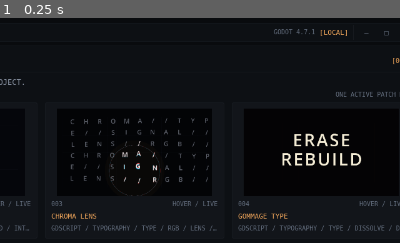
Above: before the commit, frame 1.
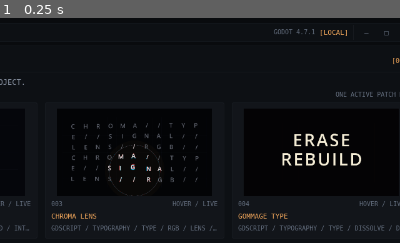
Above: after the commit, the same moment.

Repository: Rzbck/godot-creative-lab
Game: Godot game, scene res://app/main/main_runtime.tscn
The game is run twice, just before and just after one commit, with the same random seed, the same clock (stepped at 60 frames per second) and the same inputs.
Inputs:
- Up to frame 1 (0.25 s): no input
The pictures show only the part of the screen within x 47-97%, y 0-50%; the shares and areas given below are measured in that part.

The runs differ from the first frame. In frame 1, 1.4% of the frame differs, in the area x 17-53%, y 44-74%.

Commit message:
fix: keep chroma lens type grid centered

Diff:
--- a/sketches/003_chroma_lens/runtime/chroma_lens.gd
+++ b/sketches/003_chroma_lens/runtime/chroma_lens.gd
@@ -7,6 +7,11 @@
 const BLUE: Color = Color(0.22, 0.36, 1.0, 1.0)
 const ACCENT: Color = Color(1.0, 0.68, 0.18, 1.0)
 const GLYPH_STREAM: String = "CHROMA//TYPE//SIGNAL//LENS//RGB//"
+
+# The typography lives inside one fixed, centred safe area. GRID DENSITY only
+# changes how many cells are fitted inside it; it never changes the outer margins.
+const TYPE_SAFE_RECT: Rect2 = Rect2(80.0, 96.0, 1120.0, 528.0)
+const TYPE_EDGE_GAP: float = 5.0
 
 @export_range(80.0, 360.0, 1.0) var lens_size: float = 210.0
 @export_range(0.0, 2.0, 0.01) var distortion: float = 0.72
@@ -77,11 +82,18 @@
 
     var cols: int = grid_density
     var rows: int = maxi(4, roundi(float(grid_density) * 0.56))
-    var margin_x: float = 84.0
-    var margin_y: float = 122.0
-    var step_x: float = (DESIGN_SIZE.x - margin_x * 2.0) / float(maxi(1, cols - 1))
-    var step_y: float = (DESIGN_SIZE.y - margin_y * 2.0) / float(maxi(1, rows - 1))
-    var font_size: int = maxi(18, roundi(step_x * 0.48))
+
+    # Use cell centres instead of using the first/last glyph as the grid bounds.
+    # This keeps the complete composition centred for every density value.
+    var cell_width: float = TYPE_SAFE_RECT.size.x / float(cols)
+    var cell_height: float = TYPE_SAFE_RECT.size.y / float(rows)
+    var font_size: int = maxi(
+        18,
+        mini(
+            roundi(cell_width * 0.56),
+            roundi(cell_height * 0.58)
+        )
+    )
 
     var red_color: Color = palette_lerp(RED, ACCENT, palette_mix)
     var cyan_color: Color = palette_lerp(CYAN, BLUE, palette_mix)
@@ -90,9 +102,13 @@
     for row: int in range(rows):
         for col: int in range(cols):
             var phase: float = sketch_time * motion_speed + float(row) * 0.47 + float(col) * 0.31
-            var base_position: Vector2 = Vector2(
-                margin_x + float(col) * step_x + sin(phase * 1.7) * 5.0,
-                margin_y + float(row) * step_y + cos(phase * 1.25) * 5.0
+            var cell_center: Vector2 = Vector2(
+                TYPE_SAFE_RECT.position.x + (float(col) + 0.5) * cell_width,
+                TYPE_SAFE_RECT.position.y + (float(row) + 0.5) * cell_height
+            )
+            var base_position: Vector2 = cell_center + Vector2(
+                sin(phase * 1.7) * minf(5.0, cell_width * 0.07),
+                cos(phase * 1.25) * minf(5.0, cell_height * 0.07)
             )
 
             var glyph: String = GLYPH_STREAM.substr(glyph_index % GLYPH_STREAM.length(), 1)
@@ -109,7 +125,8 @@
                 var outside_alpha: float = 0.24 + contrast * 0.22
                 var outside_color: Color = BASE_INK
                 outside_color.a = outside_alpha
-                draw_string(font, base_position, glyph, HORIZONTAL_ALIGNMENT_CENTER, step_x * 0.75, font_size, outside_color)
+                var safe_base: Vector2 = _clamp_glyph_center(base_position, font, glyph, font_size, 0.0)
+                _draw_centered_glyph(font, safe_base, glyph, font_size, outside_color)
                 continue
 
             var lens_amount: float = 1.0 - normalized
@@ -126,18 +143,86 @@
             var pressed_boost: float = 1.35 if pointer_down else 1.0
             target += radial * distortion * 13.0 * smooth_amount * pressed_boost
 
+            # The lens may distort a glyph, but it may not break the typography
+            # safe area. Account for the RGB split as well as the glyph itself.
+            target = _clamp_glyph_center(
+                target,
+                font,
+                glyph,
+                font_size,
+                split.length()
+            )
+
             var shadow_red: Color = red_color
             shadow_red.a = 0.42 + 0.42 * smooth_amount
             var shadow_cyan: Color = cyan_color
             shadow_cyan.a = 0.42 + 0.42 * smooth_amount
             var core: Color = Color(0.98, 0.98, 0.96, 0.72 + 0.28 * smooth_amount)
 
-            draw_string(font, target - split, glyph, HORIZONTAL_ALIGNMENT_CENTER, step_x * 0.78, font_size, shadow_cyan)
-            draw_string(font, target + split, glyph, HORIZONTAL_ALIGNMENT_CENTER, step_x * 0.78, font_size, shadow_red)
-            draw_string(font, target, glyph, HORIZONTAL_ALIGNMENT_CENTER, step_x * 0.78, font_size, core)
+            _draw_centered_glyph(font, target - split, glyph, font_size, shadow_cyan)
+            _draw_centered_glyph(font, target + split, glyph, font_size, shadow_red)
+            _draw_centered_glyph(font, target, glyph, font_size, core)
 
     _draw_lens_overlay(lens_center, red_color, cyan_color)
     end_design_draw()
+
+
+func _draw_centered_glyph(
+    font: Font,
+    center: Vector2,
+    glyph: String,
+    font_size: int,
+    color: Color
+) -> void:
+    var glyph_size: Vector2 = font.get_string_size(
+        glyph,
+        HORIZONTAL_ALIGNMENT_LEFT,
+        -1.0,
+        font_size
+    )
+    var ascent: float = font.get_ascent(font_size)
+    var descent: float = font.get_descent(font_size)
+    var baseline: Vector2 = Vector2(
+        center.x - glyph_size.x * 0.5,
+        center.y + (ascent - descent) * 0.5
+    )
+    draw_string(
+        font,
+        baseline,
+        glyph,
+        HORIZONTAL_ALIGNMENT_LEFT,
+        -1.0,
+        font_size,
+        color
+    )
+
+
+func _clamp_glyph_center(
+    center: Vector2,
+    font: Font,
+    glyph: String,
+    font_size: int,
+    extra_radius: float
+) -> Vector2:
+    var glyph_size: Vector2 = font.get_string_size(
+        glyph,
+        HORIZONTAL_ALIGNMENT_LEFT,
+        -1.0,
+        font_size
+    )
+    var glyph_height: float = font.get_height(font_size)
+    var pad_x: float = glyph_size.x * 0.5 + extra_radius + TYPE_EDGE_GAP
+    var pad_y: float = glyph_height * 0.5 + extra_radius + TYPE_EDGE_GAP
+
+    var min_x: float = TYPE_SAFE_RECT.position.x + pad_x
+    var max_x: float = TYPE_SAFE_RECT.end.x - pad_x
+    var min_y: float = TYPE_SAFE_RECT.position.y + pad_y
+    var max_y: float = TYPE_SAFE_RECT.end.y - pad_y
+
+    return Vector2(
+        clampf(center.x, min_x, max_x),
+        clampf(center.y, min_y, max_y)
+    )
 
 
 func _draw_background_grid(lens_center: Vector2) -> void:
